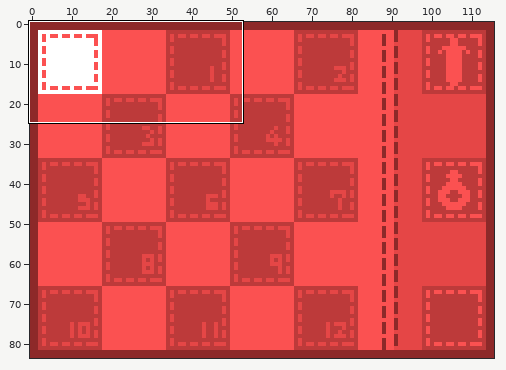
Pixel-art file, stored at assets/graphics/gui/inventory_animation.aseprite. The picture above shows the old version from afar; the outline marks the close-up.
Close-up. Old version:
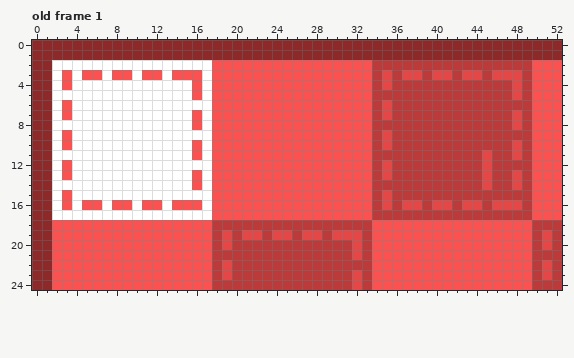
116x84 pixels, 1 frame. Shown: old frame 1: x 0..52, y 0..24. The commit also changed other frames or places, which this record leaves out.
After:
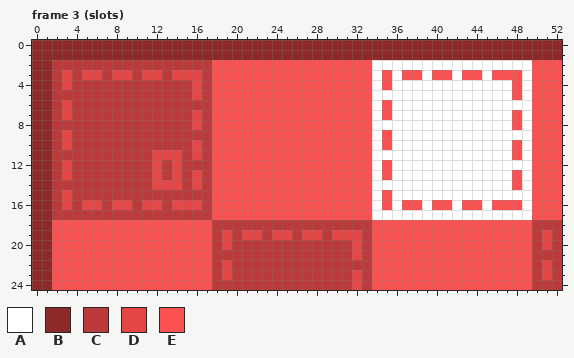
Palette (. is transparent): A #ffffff  B #8d2929  C #bd3a3a  D #e54646  E #fb5151
A new or re-ordered frame is compared with the old frame closest to it.
The edit:
{"change": "frames 1 -> 31"}
{"where": "frame 3 (slots) is new; against old frame 1, layer \"select\""}
{"frame":3,"y":2,"x":2,"old":"AAAAAAAAAAAAAAAA","new":"CCCCCCCCCCCCCCCC"}
{"frame":3,"y":2,"x":34,"old":"CCCCCCCCCCCCCCCC","new":"AAAAAAAAAAAAAAAA"}
{"frame":3,"y":3,"x":2,"old":"AEAEEAEEAEEAEEEA","new":"CDCDDCDDCDDCDDDC"}
{"frame":3,"y":3,"x":34,"old":"CDCDDCDDCDDCDDDC","new":"AEAEEAEEAEEAEEEA"}
{"frame":3,"y":4,"x":2,"old":"AEAAAAAAAAAAAAEA","new":"CDCCCCCCCCCCCCDC"}
{"frame":3,"y":4,"x":34,"old":"CDCCCCCCCCCCCCDC","new":"AEAAAAAAAAAAAAEA"}
{"frame":3,"y":5,"x":2,"old":"AAAAAAAAAAAAAAEA","new":"CCCCCCCCCCCCCCDC"}
{"frame":3,"y":5,"x":34,"old":"CCCCCCCCCCCCCCDC","new":"AAAAAAAAAAAAAAEA"}
{"frame":3,"y":6,"x":2,"old":"AEAAAAAAAAAAAAAA","new":"CDCCCCCCCCCCCCCC"}
{"frame":3,"y":6,"x":34,"old":"CDCCCCCCCCCCCCCC","new":"AEAAAAAAAAAAAAAA"}
{"frame":3,"y":7,"x":2,"old":"AEAAAAAAAAAAAAEA","new":"CDCCCCCCCCCCCCDC"}
{"frame":3,"y":7,"x":34,"old":"CDCCCCCCCCCCCCDC","new":"AEAAAAAAAAAAAAEA"}
{"frame":3,"y":8,"x":2,"old":"AAAAAAAAAAAAAAEA","new":"CCCCCCCCCCCCCCDC"}
{"frame":3,"y":8,"x":34,"old":"CCCCCCCCCCCCCCDC","new":"AAAAAAAAAAAAAAEA"}
{"frame":3,"y":9,"x":2,"old":"AEAAAAAAAAAAAAAA","new":"CDCCCCCCCCCCCCCC"}
{"frame":3,"y":9,"x":34,"old":"CDCCCCCCCCCCCCCC","new":"AEAAAAAAAAAAAAAA"}
{"frame":3,"y":10,"x":2,"old":"AEAAAAAAAAAAAAEA","new":"CDCCCCCCCCCCCCDC"}
{"frame":3,"y":10,"x":34,"old":"CDCCCCCCCCCCCCDC","new":"AEAAAAAAAAAAAAEA"}
{"frame":3,"y":11,"x":2,"old":"AAAAAAAAAAAAAAEA","new":"CCCCCCCCCCDDDCDC"}
{"frame":3,"y":11,"x":34,"old":"CCCCCCCCCCCDCCDC","new":"AAAAAAAAAAAAAAEA"}
{"frame":3,"y":12,"x":2,"old":"AEAAAAAAAAAAAAAA","new":"CDCCCCCCCCDCDCCC"}
{"frame":3,"y":12,"x":34,"old":"CDCCCCCCCCCDCCCC","new":"AEAAAAAAAAAAAAAA"}
{"frame":3,"y":13,"x":2,"old":"AEAAAAAAAAAAAAEA","new":"CDCCCCCCCCDCDCDC"}
{"frame":3,"y":13,"x":34,"old":"CDCCCCCCCCCDCCDC","new":"AEAAAAAAAAAAAAEA"}
{"frame":3,"y":14,"x":2,"old":"AAAAAAAAAAAAAAEA","new":"CCCCCCCCCCDDDCDC"}
{"frame":3,"y":14,"x":34,"old":"CCCCCCCCCCCDCCDC","new":"AAAAAAAAAAAAAAEA"}
{"frame":3,"y":15,"x":2,"old":"AEAAAAAAAAAAAAAA","new":"CDCCCCCCCCCCCCCC"}
{"frame":3,"y":15,"x":34,"old":"CDCCCCCCCCCCCCCC","new":"AEAAAAAAAAAAAAAA"}
{"frame":3,"y":16,"x":2,"old":"AEAEEAEEAEEAEEEA","new":"CDCDDCDDCDDCDDDC"}
{"frame":3,"y":16,"x":34,"old":"CDCDDCDDCDDCDDDC","new":"AEAEEAEEAEEAEEEA"}
{"frame":3,"y":17,"x":2,"old":"AAAAAAAAAAAAAAAA","new":"CCCCCCCCCCCCCCCC"}
{"frame":3,"y":17,"x":34,"old":"CCCCCCCCCCCCCCCC","new":"AAAAAAAAAAAAAAAA"}
